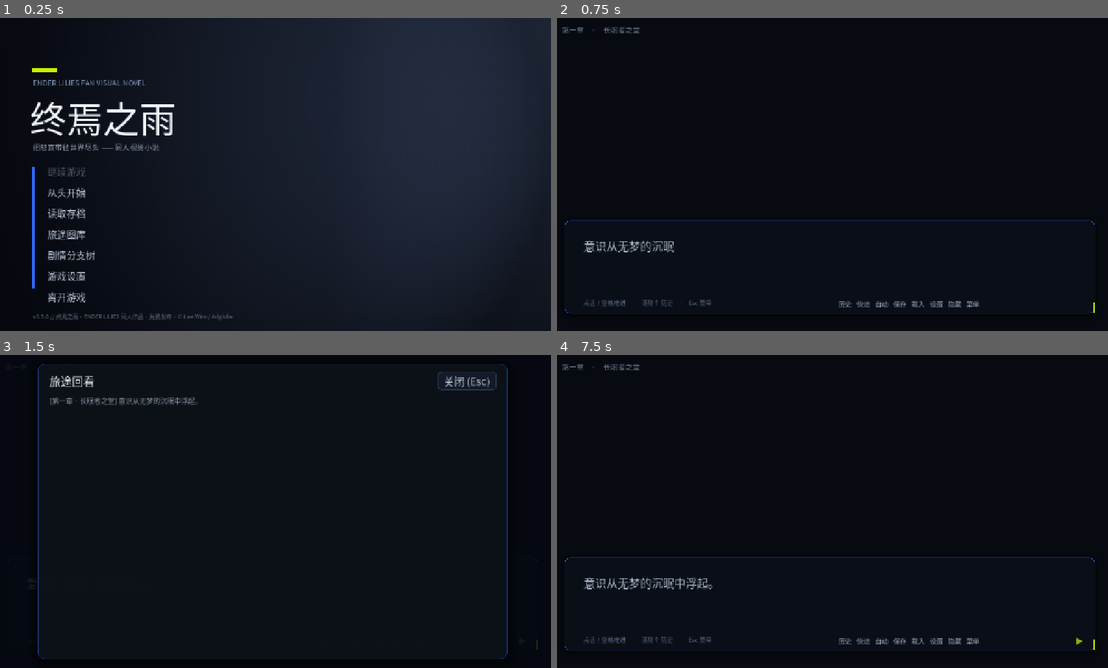
Above: before the commit, frames 1-4 (two rows, left to right).
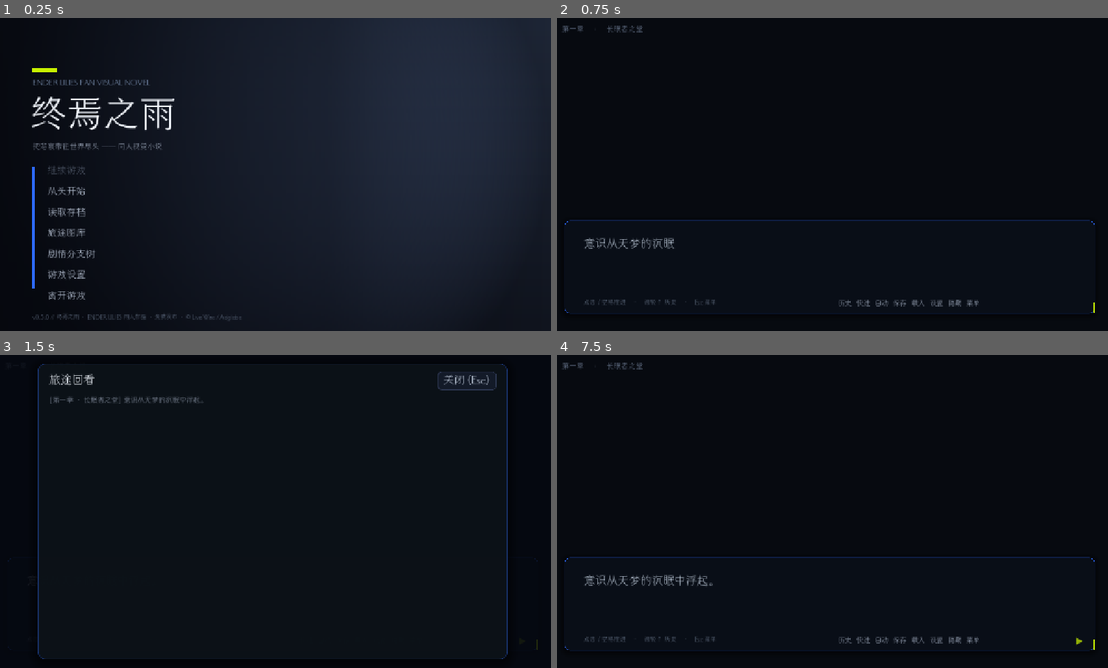
Above: after the commit, the same moments.

Repository: KTEC1200/galgame-enderlilies
Game: Godot game, scene res://main.tscn
Same seed, same stepped clock (60 frames per second), same inputs: the game is played once before the commit and once after it.
Inputs:
- Up to frame 1 (0.25 s): no input
- Up to frame 2 (0.75 s): click "从头开始" at 0.5 s
- Up to frame 3 (1.5 s): click "历史" at 1.25 s
- Up to frame 4 (7.5 s): click "快进" at 2 s; click "自动" at 2.75 s; click "保存" at 3.5 s; click "载入" at 4.25 s; click "设置" at 5 s; click "隐藏" at 5.75 s; click "菜单" at 6.5 s; click "关闭 (Esc)" at 7.25 s

The runs differ from the first frame. In frame 1, 3.3% of the frame differs, in the area x 5-44%, y 19-97%; in frame 2, 0.9%; in frame 3, 0.7%; in frame 4, 1.1%.

Commit message:
feat(ui): 接入自定义字体 lily.ttf——全游戏主题主字体 + 系统缺字回退链
- assets/fonts/lily.ttf（作者提供 TTF，3.4MB，Godot 导入）
- _build_theme(): 自定义字体为主题默认，回退链 YaHei UI→YaHei→SimHei
- 截图验证标题/菜单/对话框生效；SMOKE PASS
- 交接文档补充：字体接入记录 + docs/美术需求.md 制作清单指引

Diff:
--- a/Main.gd
+++ b/Main.gd
@@ -188,10 +188,17 @@
 # ---------------------------------------------------------------- UI 构建
 
 func _build_theme() -> void:
-	var font := SystemFont.new()
-	font.font_names = PackedStringArray(["Microsoft YaHei UI", "Microsoft YaHei", "SimHei", "Noto Sans CJK SC", "sans-serif"])
 	var theme_new := Theme.new()
-	theme_new.default_font = font
+	var fallback := SystemFont.new()
+	fallback.font_names = PackedStringArray(["Microsoft YaHei UI", "Microsoft YaHei", "SimHei", "Noto Sans CJK SC", "sans-serif"])
+	# 自定义字体（assets/fonts/lily.ttf）；个别缺字回退到系统字体链
+	var font := load("res://assets/fonts/lily.ttf") as FontFile
+	if font != null:
+		font.fallbacks = [fallback]
+		theme_new.default_font = font
+	else:
+		push_warning("自定义字体加载失败，回退系统字体")
+		theme_new.default_font = fallback
 	theme_new.default_font_size = 24
 	theme = theme_new
 
Binary file added: assets/fonts/lily.ttf
Not shown, changed: handoff-enderlilies-vn-2026-10-30.md
